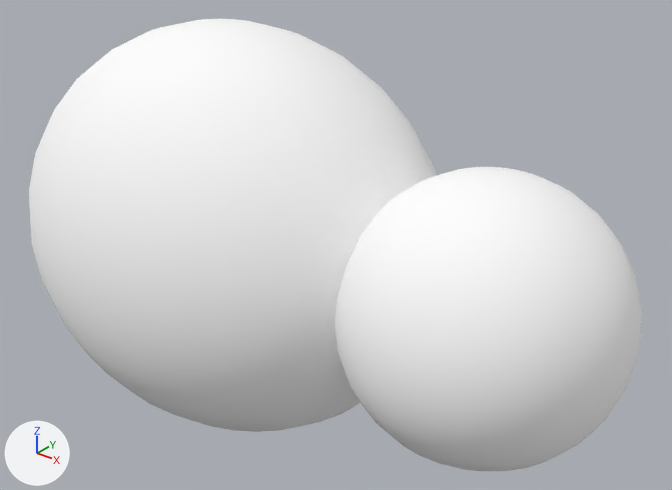
Renders of the glTF model asset_generation/python/animated_exports/adhesion_bug_animated_00.glb from each side of a commit.
Rendered twice from a 50 mm camera at (2.83, -2.78, 2.12) aimed at (0.53, 0.1, 0.33). The axes (+X, +Y, +Z) are drawn at lower left. The lights are the same throughout. The older version comes first. Vertices at exactly the same position are counted once.
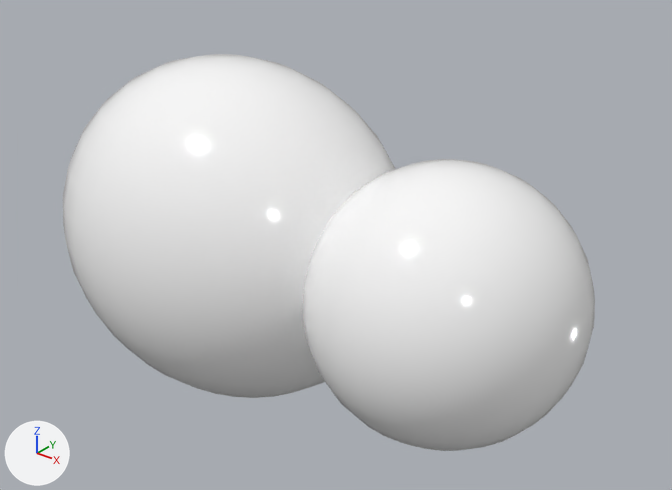
What differs and where, as boxes [x1, y1, x2, y2] in the pictures (672 x 490 px; the box of a moved part takes in the faces that stretch with it):
```json
{"object": "Sphere", "change": "reshaped", "before": [29, 19, 642, 471], "after": [63, 54, 595, 451], "on screen": "13% narrower, 12% shorter"}
{"part": 1, "of": "me_sphere", "change": "moved or reshaped", "before": [29, 19, 436, 432], "after": [63, 54, 395, 398]}
{"part": 2, "of": "me_sphere", "change": "moved or reshaped", "before": [338, 168, 642, 376], "after": [311, 168, 583, 430], "on screen": "mostly hidden afterwards"}
{"part": 3, "of": "me_sphere", "change": "moved or reshaped", "after": [424, 161, 517, 183], "on screen": "not visible before"}
```

Edits to the scene script, one JSON object a line:
```json
{"block": "me_sphere", "where": "# used by ob_sphere; location = (0.0, 0.0, 0.0)"}
{"op": "remove", "block": "me_sphere", "code": "me_sphere.from_pydata(...)  # 2000 vertices, 3960 faces; spans x -1.05..1.91, y -0.84..0.84, z -0.64..1.24"}
{"op": "add", "block": "me_sphere", "code": "me_sphere.from_pydata(...)  # 2000 vertices, 3960 faces; spans x -0.88..1.73, y -0.7..0.7, z -0.49..1.09"}
{"block": "me_sphere", "change": "me_sphere part 1: the loose piece of 482 vertices spanning x -1.05..1.05, y -0.84..0.84, z -0.64..1.24 is scaled about its middle by 0.838"}
{"block": "me_sphere", "change": "me_sphere part 2: 1446 of 2000 vertices moved; they spanned x 0.76..1.91, y -0.58..0.58, z -0.28..0.88 and now span x 0.19..1.73, y -0.57..0.56, z -0.3..0.86; mean shift (-0.19, -0.01, -0.01); largest move (1.74, -0.21, 0.49) -> (0.26, 0.34, -0.3)"}
{"block": "me_sphere", "change": "me_sphere part 3: 24 of 2000 vertices moved; they spanned x -0.28..-0.14, y -0.39..0.39, z -0.31..0.31 and now span x 1.16..1.27, y 0.0..0.57, z -0.27..0.87; mean shift (1.42, 0.36, 0.34); largest move (-0.28, 0.27, -0.31) -> (1.18, 0.11, 0.86)"}
{"block": "me_sphere", "change": "other edits to the shape of me_sphere do not show in these pictures"}
```
